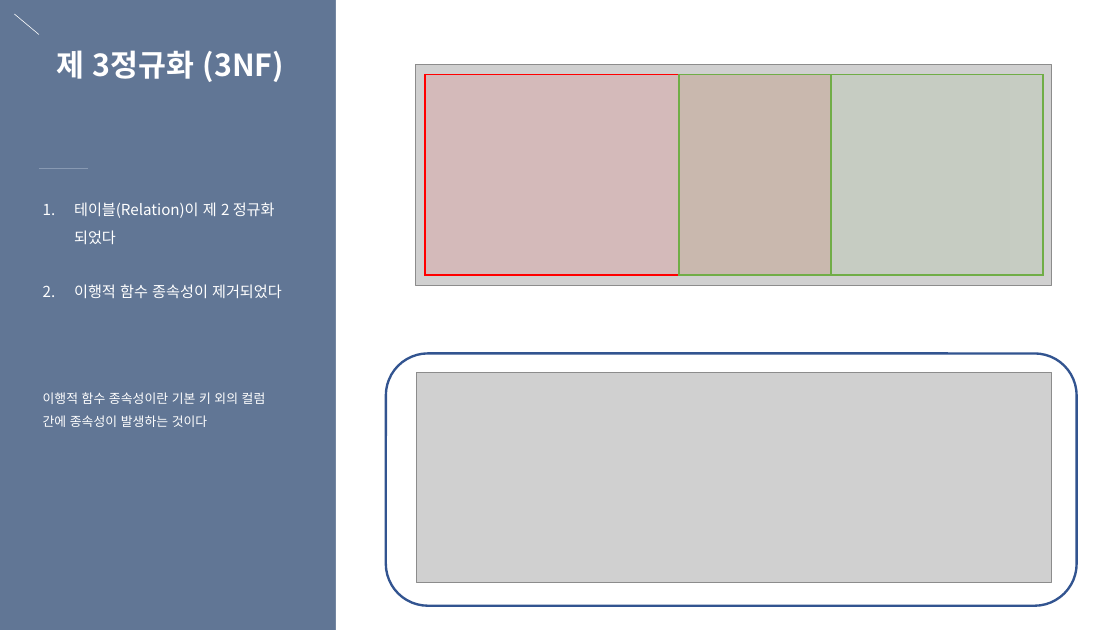
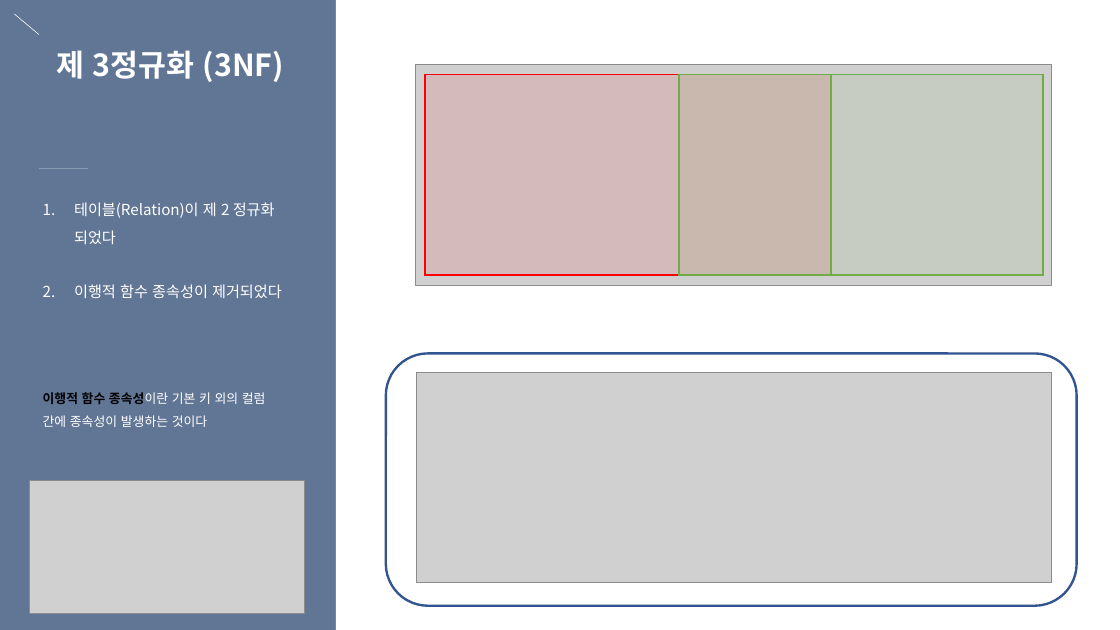
Before and after one commit to eunbee-kim/dmsql1471, a slide deck: slide 5 of 교육/5주차_DB정규화_반정규화_서버인증_세션과쿠키.pptx. Drawn at 1120x630 pixels with LibreOffice and Linux fonts; fonts in the diff are those of the drawing; grey boxes stand for pictures. Boxes give left, top, right and bottom in pixels: in the first picture for what was removed or moved away, otherwise in the second. Text is boxed around its words. In the diff, an @@ line names an element or a change of style, - is before the commit and + after.

```diff
--- a/교육/5주차_DB정규화_반정규화_서버인증_세션과쿠키.pptx
+++ b/교육/5주차_DB정규화_반정규화_서버인증_세션과쿠키.pptx
@@ text at [43, 392, 266, 427]: text colour #FFFFFF to #000000, bold on in "이행적 함수 종속성이란" @@
@@ picture added at [29, 481, 304, 613] @@
```
Also in this commit, not shown: 3 other slides changed, 5 slides added, 3 other files.
